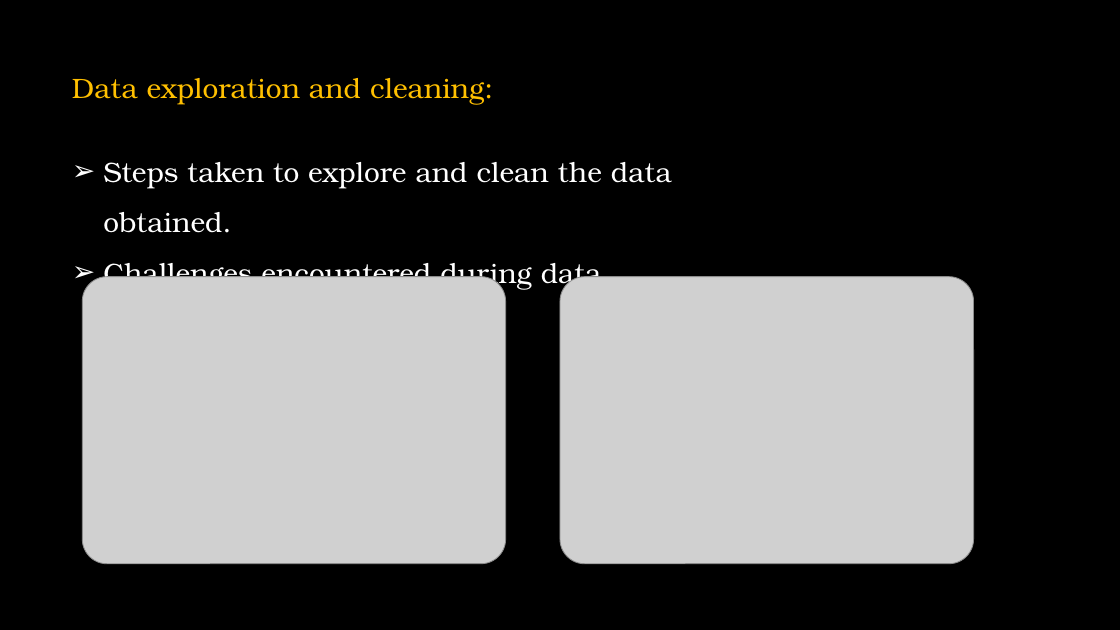
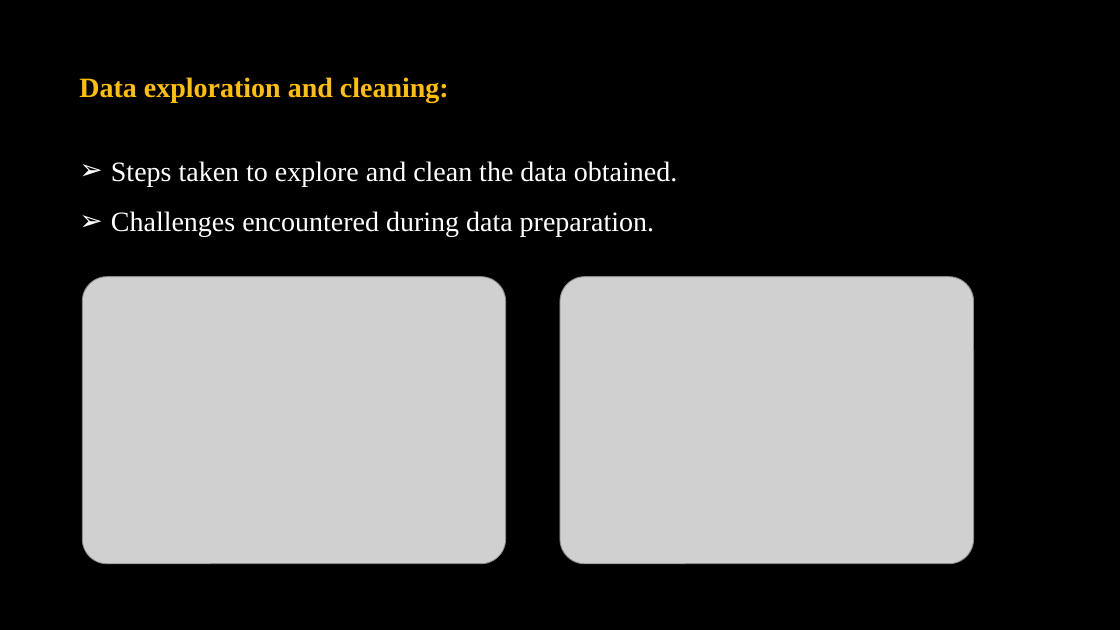
Before and after one commit to jash1112/project-financial_analysis, a slide deck: slide 5 of The project.pptx. Drawn at 1120x630 pixels with LibreOffice and Linux fonts; fonts in the diff are those of the drawing; grey boxes stand for pictures; background and template pictures are left out. Boxes give left, top, right and bottom in pixels: in the first picture for what was removed or moved away, otherwise in the second. Text is boxed around its words. In the diff, an @@ line names an element or a change of style, - is before the commit and + after.

```diff
--- a/The project.pptx
+++ b/The project.pptx
@@ text "Data exploration and cleaning:": place and size @@
-text "Data exploration and cleaning:" at <box>72,78,672,289</box>
+text "Data exploration and cleaning:" at <box>79,77,677,237</box>
@@ text "Data exploration and cleaning:" at <box>79,77,677,237</box>: font TeX Gyre Bonum to Times New Roman; bold on in "Data exploration and cleaning:" @@
```
Also in this commit, not shown: 2 other slides changed.
